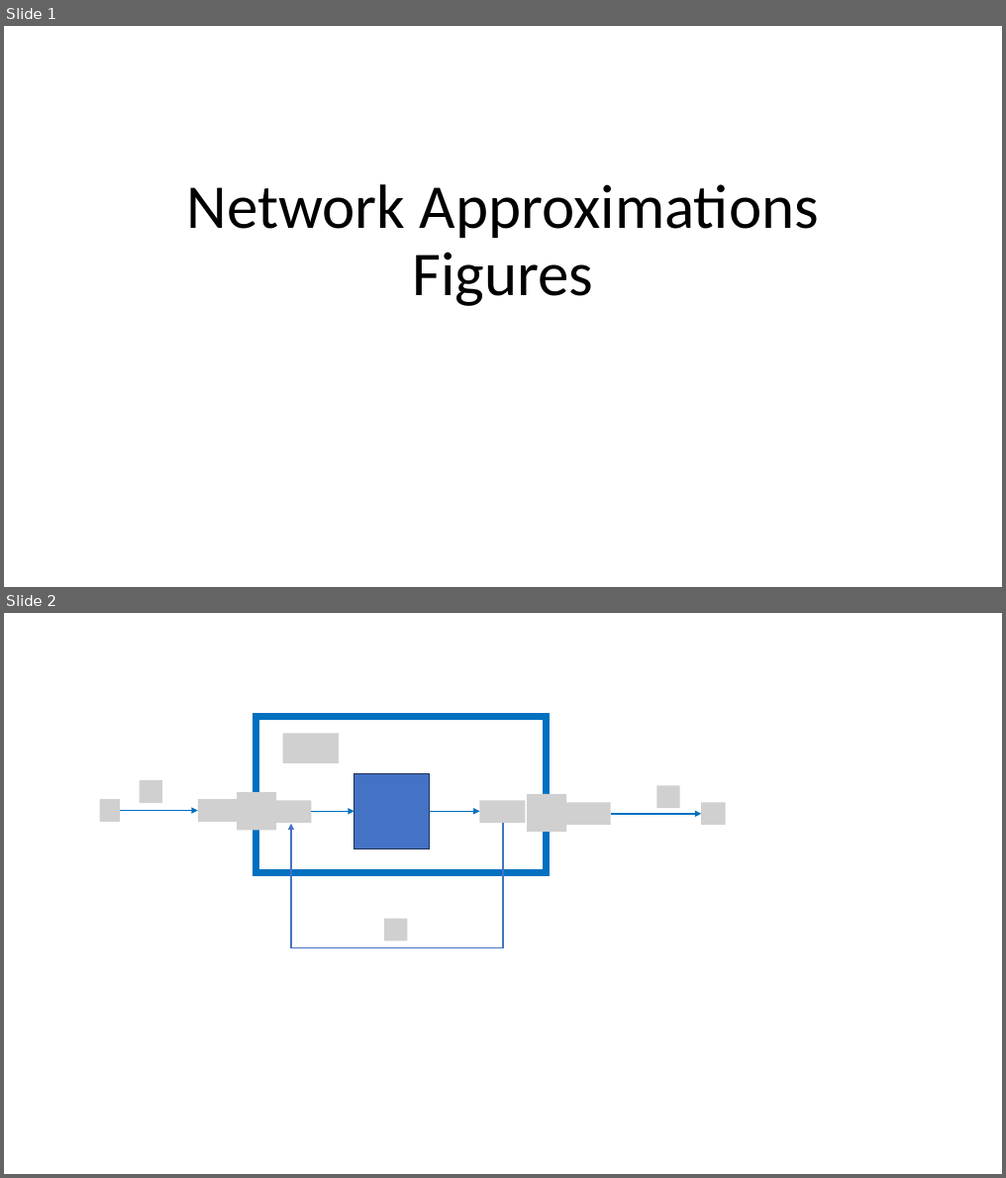
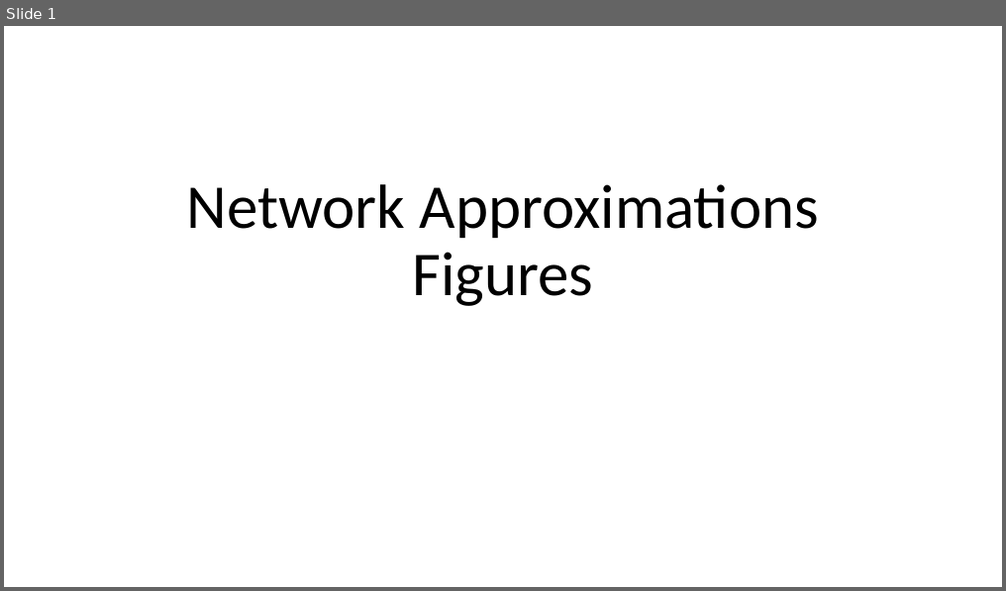
Before and after one commit to joseph-hellerstein/linear_reaction_networks, a slide deck: docs/figures.pptx. Shown one above the other, each under a label of ours: slides 1 and 2 before the commit, slide 1 after it. The pictures are 1006x1178 and 1006x591 pixels, drawn with LibreOffice and Linux fonts; fonts in the diff are those of the drawing; grey boxes stand for pictures. Boxes give left, top, right and bottom in pixels: in the first picture for what was removed or moved away, otherwise in the second. Text is boxed around its words. In the diff, an @@ line names an element or a change of style, - is before the commit and + after.

```diff
--- a/docs/figures.pptx
+++ b/docs/figures.pptx
@@ slide 2 removed at box(4, 613, 1002, 1174), background #FFFFFF @@
@@ rectangle removed at box(256, 716, 546, 872) @@
@@ picture removed at box(282, 734, 339, 763) @@
@@ picture removed at box(140, 780, 162, 803) @@
@@ rectangle removed at box(354, 774, 430, 850) @@
@@ picture removed at box(656, 786, 680, 808) @@
@@ picture removed at box(100, 799, 120, 822) @@
@@ arrow removed from (120, 811) to (198, 811) @@
@@ picture removed at box(198, 799, 239, 822) @@
@@ picture removed at box(237, 792, 276, 830) @@
@@ picture removed at box(269, 800, 311, 823) @@
@@ arrow removed from (311, 811) to (354, 811) @@
@@ arrow removed from (430, 811) to (480, 811) @@
@@ picture removed at box(480, 800, 526, 823) @@
@@ picture removed at box(528, 794, 567, 832) @@
@@ picture removed at box(565, 802, 611, 825) @@
@@ arrow removed from (611, 814) to (702, 814) @@
@@ picture removed at box(702, 802, 726, 825) @@
@@ elbow arrow removed from (503, 823) to (291, 823) @@
@@ picture removed at box(384, 919, 408, 941) @@
```
Also in this commit, not shown: 1 slide added, 2 other files.
